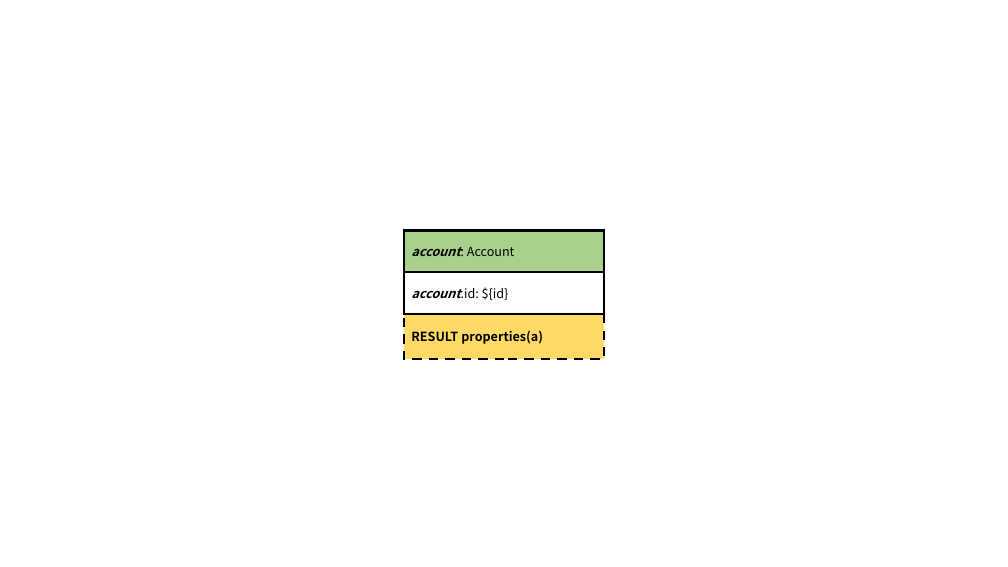
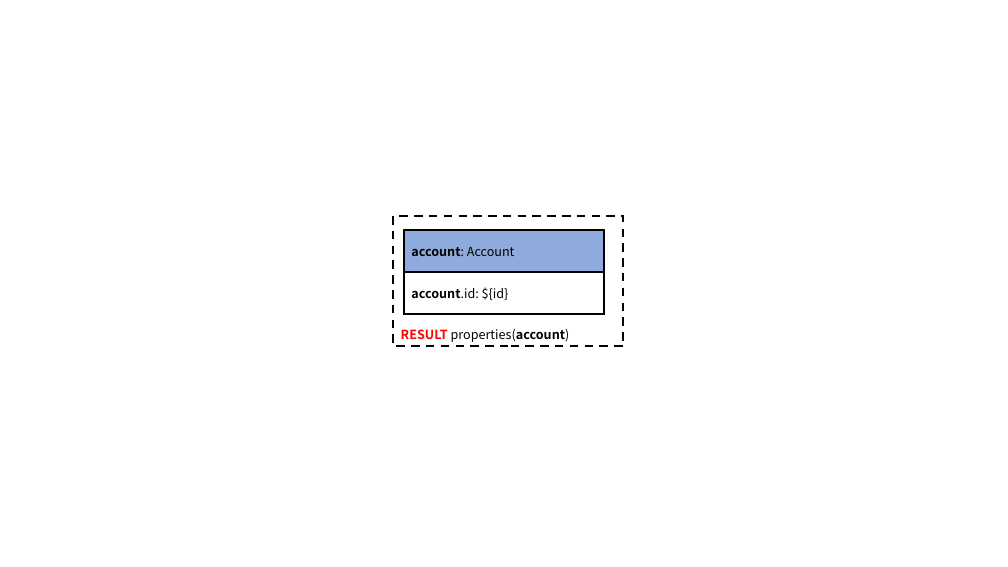
Before and after one commit to ldbc/ldbc_finbench_docs, a slide deck: slide 1 of patterns/transaction-simple-read.pptx. Drawn at 1008x567 pixels with LibreOffice and Linux fonts; fonts in the diff are those of the drawing. Boxes give left, top, right and bottom in pixels: in the first picture for what was removed or moved away, otherwise in the second. Text is boxed around its words. In the diff, an @@ line names an element or a change of style, - is before the commit and + after.

```diff
--- a/patterns/transaction-simple-read.pptx
+++ b/patterns/transaction-simple-read.pptx
@@ rectangle "RESULT properties(account)": place and size @@
-rectangle "RESULT properties(account)" at [404,314,604,359]
+rectangle "RESULT properties(account)" at [393,216,623,346]
@@ rectangle "RESULT properties(account)" at [393,216,623,346]: vertical alignment middle to bottom; fill #FFD966 to none; outline #000000 2.25 pt dashed to #000000 2 pt dashed @@
@@ rectangle "account: Account" at [404,231,604,272]: italic off in "account:"; fill #A9D18E to #8FAADC; outline #000000 2.25 pt to #000000 2 pt @@
@@ rectangle "account.id: ${id}" at [404,272,604,314]: italic off in "account.id:"; outline #000000 2.25 pt to #000000 2 pt @@
@@ text in rectangle at [401,329,570,342]: text changed @@
-RESULT properties(a)
+RESULT properties(account)
```
Also in this commit, not shown: 7 other slides changed, 1 slide added, 51 other files.
